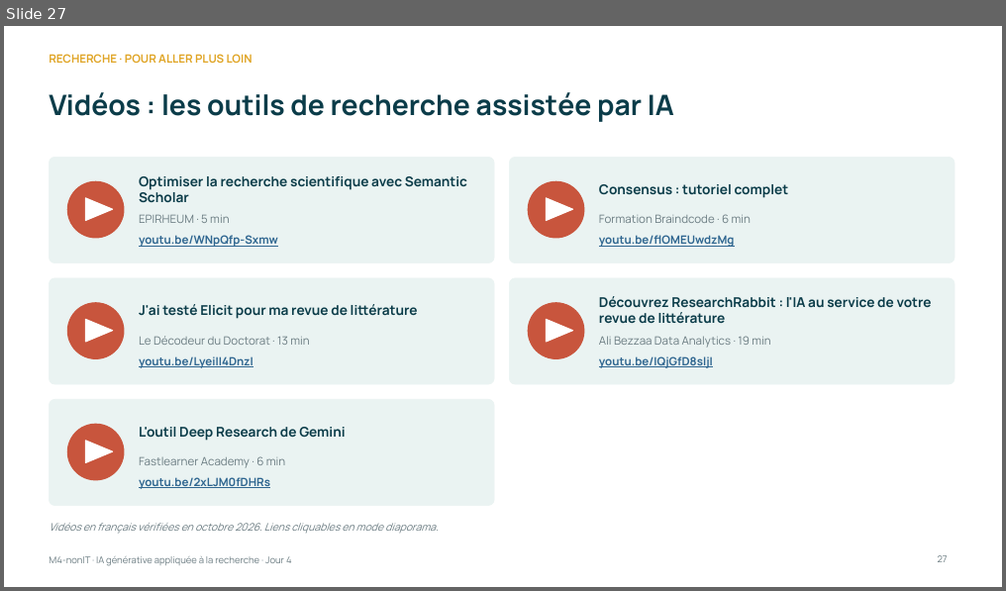
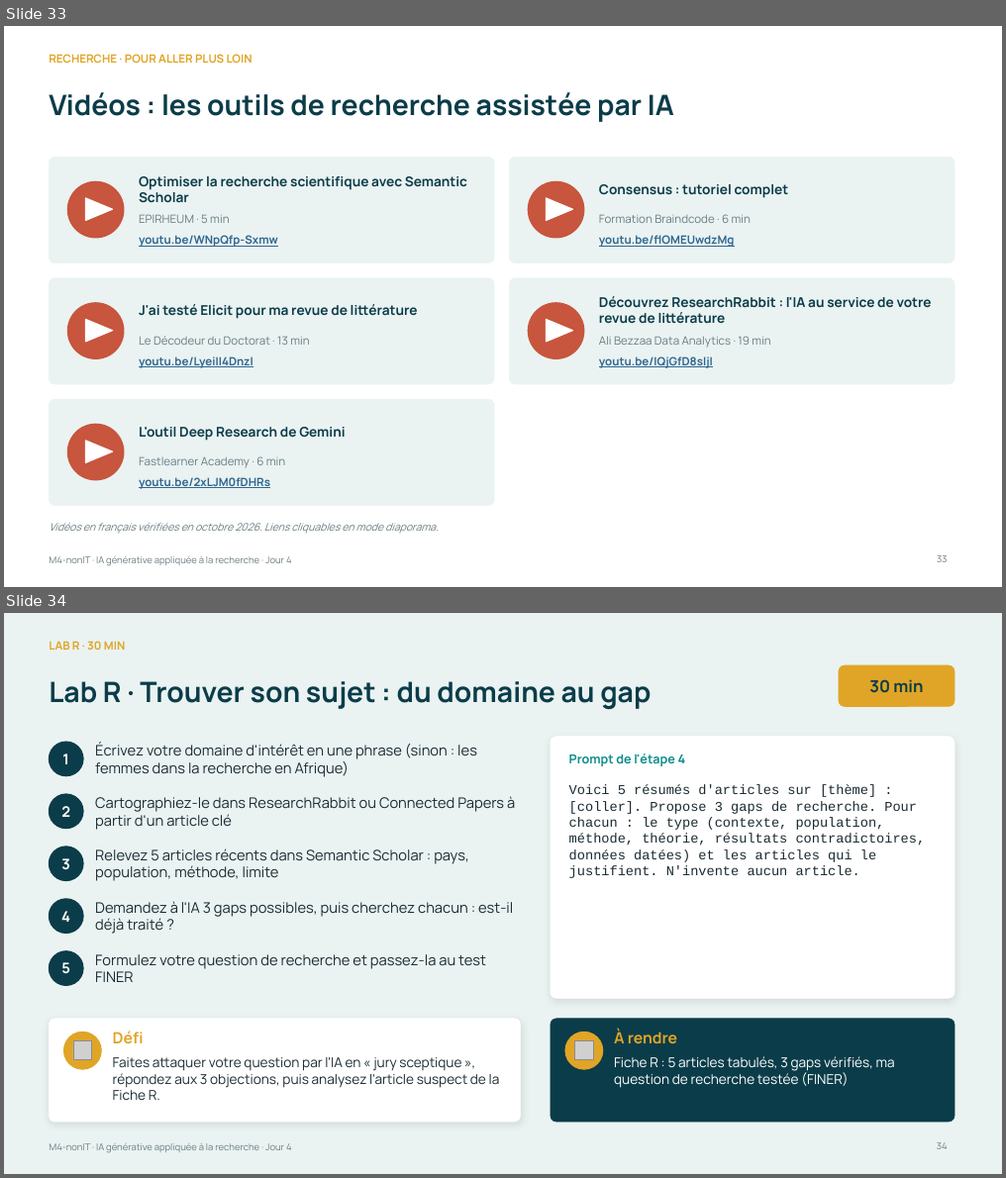
Before and after one commit to Amevi-isi/formation-chercheur-univ, a slide deck: module4_nonIT/M4-nonIT_IA_generative_appliquee.pptx. Shown one above the other, each under a label of ours: slide 27 before the commit, slides 33 and 34 after it. The pictures are 1006x591 and 1006x1178 pixels, drawn with LibreOffice and Linux fonts; fonts in the diff are those of the drawing; grey boxes stand for pictures. Boxes give left, top, right and bottom in pixels: in the first picture for what was removed or moved away, otherwise in the second. Text is boxed around its words. In the diff, an @@ line names an element or a change of style, - is before the commit and + after.

```diff
--- a/module4_nonIT/M4-nonIT_IA_generative_appliquee.pptx
+++ b/module4_nonIT/M4-nonIT_IA_generative_appliquee.pptx
@@ slide 34 added at <box>4,613,1002,1174</box>, background #EAF3F2; not listed: 1 template element that a slide beside it also shows @@
@@ text added at <box>49,641,125,650</box>, 11 pt, text #E0A526, bold @@
+LAB R · 30 MIN
@@ rounded rectangle added at <box>839,665,954,707</box>, fill #E0A526, outline #E0A526 0.5 pt @@
@@ title added at <box>49,681,650,710</box>, 27 pt, text #0B3C49, bold @@
+Lab R · Trouver son sujet : du domaine au gap
@@ text added at <box>869,679,923,693</box>, 16 pt, text #0B3C49, bold @@
+30 min
@@ ellipse added at <box>49,742,83,776</box>, fill #0B3C49, outline #0B3C49 1 pt @@
@@ text added at <box>62,754,68,764</box>, 14 pt, text #FFFFFF, bold @@
+1
@@ text added at <box>95,743,477,777</box>, 14 pt, text #1A2B32 @@
+Écrivez votre domaine d'intérêt en une phrase (sinon : les femmes dans la recherche en Afrique)
@@ rounded rectangle added at <box>550,737,954,998</box>, fill #FFFFFF, outline #FFFFFF 0.5 pt @@
@@ text added at <box>569,754,686,766</box>, 12 pt, text #0E8C8C, bold @@
+Prompt de l'étape 4
@@ text added at <box>569,784,926,878</box>, 13 pt, text #1A2B32 @@
+Voici 5 résumés d'articles sur [thème] : [coller]. Propose 3 gaps de recherche. Pour chacun : le type (contexte, population, méthode, théorie, résultats contradictoires, données datées) et les articles qui le justifient. N'invente aucun article.
@@ ellipse added at <box>49,794,83,829</box>, fill #0B3C49, outline #0B3C49 1 pt @@
@@ text added at <box>61,806,70,817</box>, 14 pt, text #FFFFFF, bold @@
+2
@@ text added at <box>95,796,515,830</box>, 14 pt, text #1A2B32 @@
+Cartographiez-le dans ResearchRabbit ou Connected Papers à partir d'un article clé
@@ ellipse added at <box>49,847,83,881</box>, fill #0B3C49, outline #0B3C49 1 pt @@
@@ text added at <box>95,849,469,881</box>, 14 pt, text #1A2B32 @@
+Relevez 5 articles récents dans Semantic Scholar : pays, population, méthode, limite
@@ text added at <box>61,859,70,870</box>, 14 pt, text #FFFFFF, bold @@
+3
@@ ellipse added at <box>49,899,83,934</box>, fill #0B3C49, outline #0B3C49 1 pt @@
@@ text added at <box>95,901,513,934</box>, 14 pt, text #1A2B32 @@
+Demandez à l'IA 3 gaps possibles, puis cherchez chacun : est-il déjà traité ?
@@ text added at <box>61,911,70,922</box>, 14 pt, text #FFFFFF, bold @@
+4
@@ ellipse added at <box>49,952,83,986</box>, fill #0B3C49, outline #0B3C49 1 pt @@
@@ text added at <box>61,962,70,974</box>, 14 pt, text #FFFFFF, bold @@
+5
@@ text added at <box>95,955,486,982</box>, 14 pt, text #1A2B32 @@
+Formulez votre question de recherche et passez-la au test FINER
@@ rounded rectangle added at <box>49,1019,521,1122</box>, fill #FFFFFF, outline #FFFFFF 0.5 pt @@
@@ rounded rectangle added at <box>550,1019,954,1122</box>, fill #0B3C49, outline #0B3C49 0.5 pt @@
@@ ellipse added at <box>63,1032,101,1069</box>, fill #E0A526, outline #E0A526 1 pt @@
@@ picture added at <box>73,1042,92,1059</box> @@
@@ text added at <box>113,1031,144,1045</box>, 15 pt, text #E0A526, bold @@
+Défi
@@ text added at <box>113,1058,500,1100</box>, 13 pt, text #1A2B32 @@
+Faites attaquer votre question par l'IA en « jury sceptique », répondez aux 3 objections, puis analysez l'article suspect de la Fiche R.
@@ ellipse added at <box>565,1032,603,1069</box>, fill #E0A526, outline #E0A526 1 pt @@
@@ picture added at <box>574,1042,593,1059</box> @@
@@ text added at <box>614,1030,677,1045</box>, 15 pt, text #E0A526, bold @@
+À rendre
@@ text added at <box>614,1057,895,1088</box>, 13 pt, text #FFFFFF @@
+Fiche R : 5 articles tabulés, 3 gaps vérifiés, ma question de recherche testée (FINER)
@@ page number added at <box>937,1143,947,1150</box>, 9 pt, text #6B7C82 @@
+34
@@ what was slide 27 is now slide 33 @@
@@ page number at <box>937,556,946,563</box>: text changed @@
-27
+33
```
Also in this commit, not shown: 15 slides changed, 6 other slides added, 6 other files.
